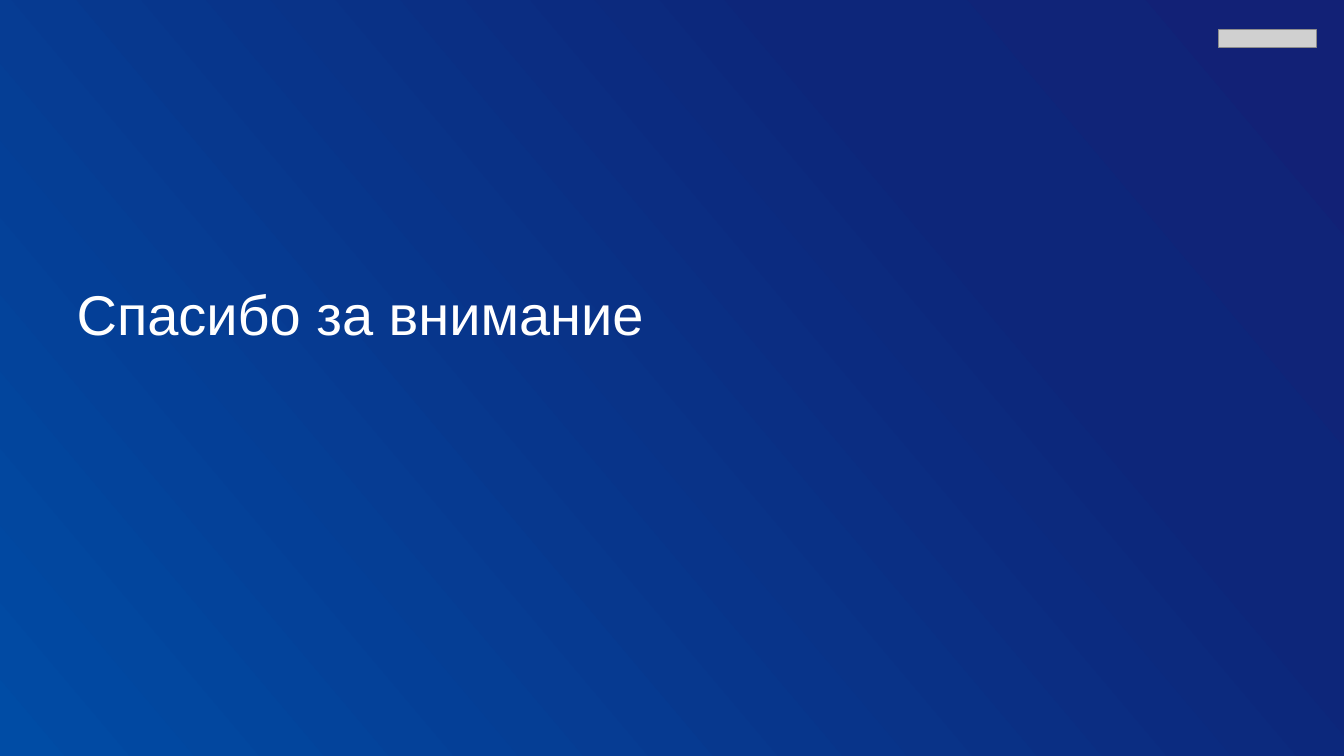
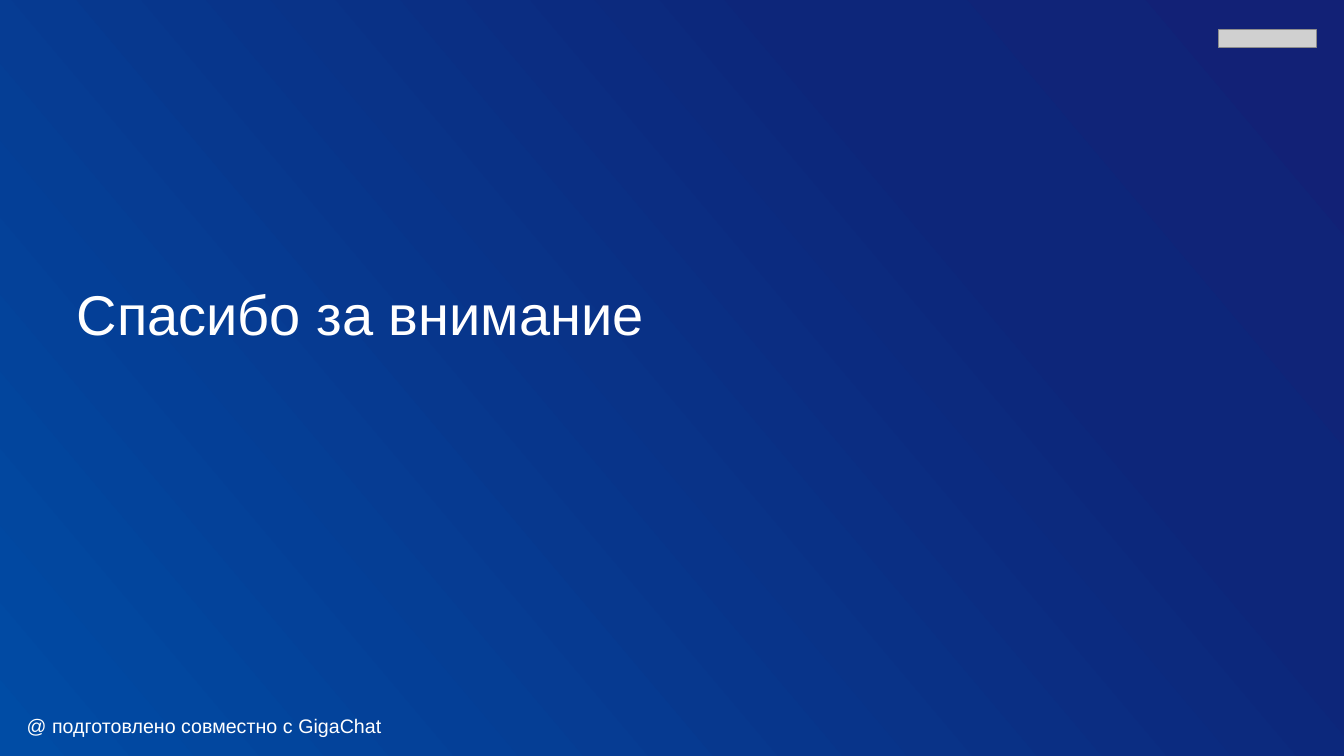
Before and after one commit to Anaza/presentation-py, a slide deck: slide 3 of template/template.pptx. Drawn at 1344x756 pixels with LibreOffice and Linux fonts; fonts in the diff are those of the drawing; grey boxes stand for pictures. Boxes give left, top, right and bottom in pixels: in the first picture for what was removed or moved away, otherwise in the second. Text is boxed around its words. In the diff, an @@ line names an element or a change of style, - is before the commit and + after.

```diff
--- a/template/template.pptx
+++ b/template/template.pptx
@@ text added at [52, 718, 381, 737], 14 pt, text #FFFFFF @@
+@ подготовлено совместно с GigaChat
```
Also in this commit, not shown: 4 other files.
